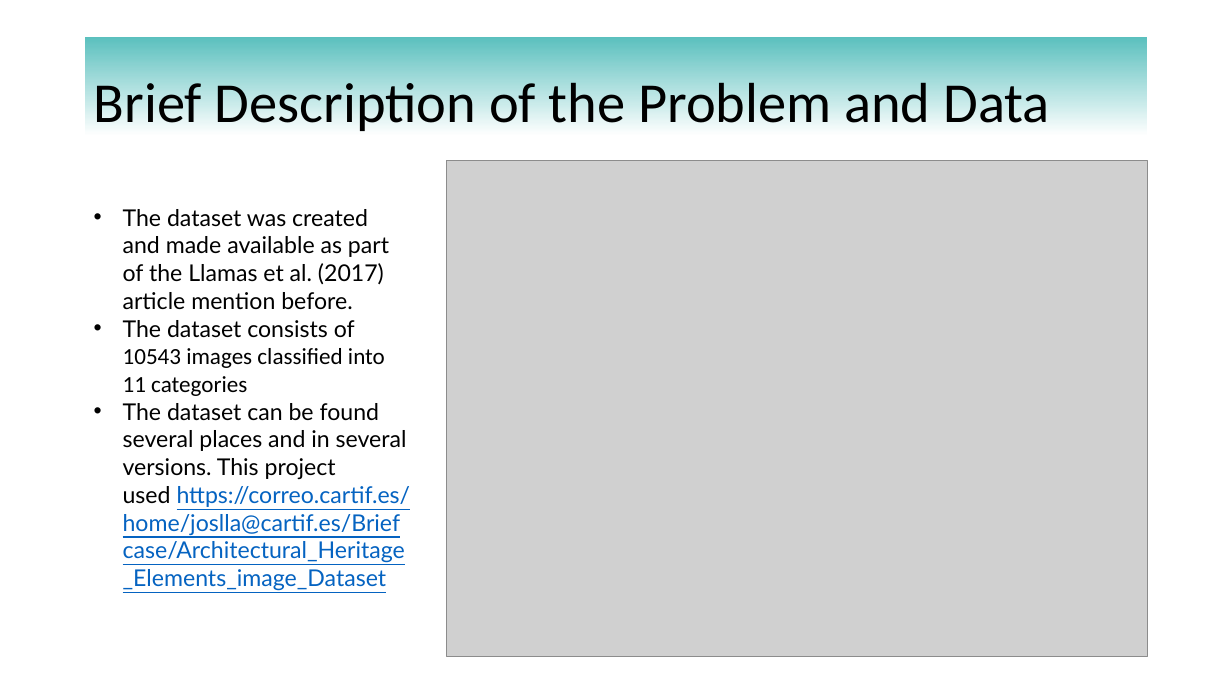
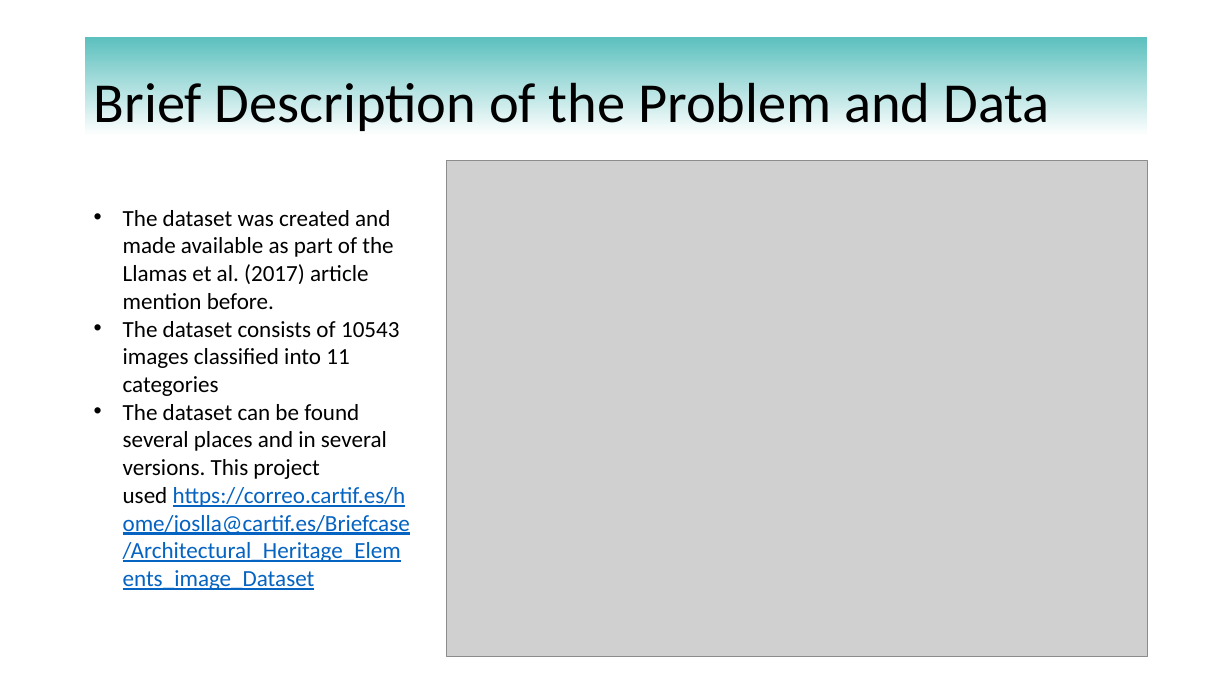
Before and after one commit to enraarne/CUBoulder-Deep-Learning-Final-Project, a slide deck: slide 4 of presentation.pptx. Drawn at 1232x693 pixels with LibreOffice and Linux fonts; fonts in the diff are those of the drawing; grey boxes stand for pictures. Boxes give left, top, right and bottom in pixels: in the first picture for what was removed or moved away, otherwise in the second. Text is boxed around its words. In the diff, an @@ line names an element or a change of style, - is before the commit and + after.

```diff
--- a/presentation.pptx
+++ b/presentation.pptx
@@ text "The dataset was created and ..." at box(123, 210, 410, 590): font Lato to Calibri in "The dataset was created and made available ...", "The dataset consists of", "The dataset can be found several places ..." @@
```
Also in this commit, not shown: 6 other slides changed, 3 slides added, 3 slides removed, 1 other file.
